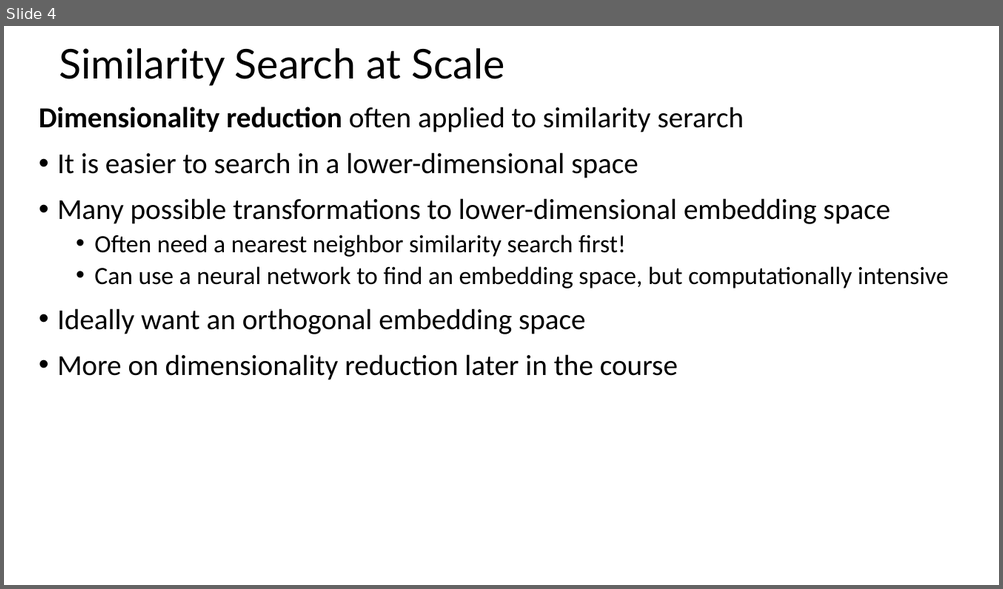
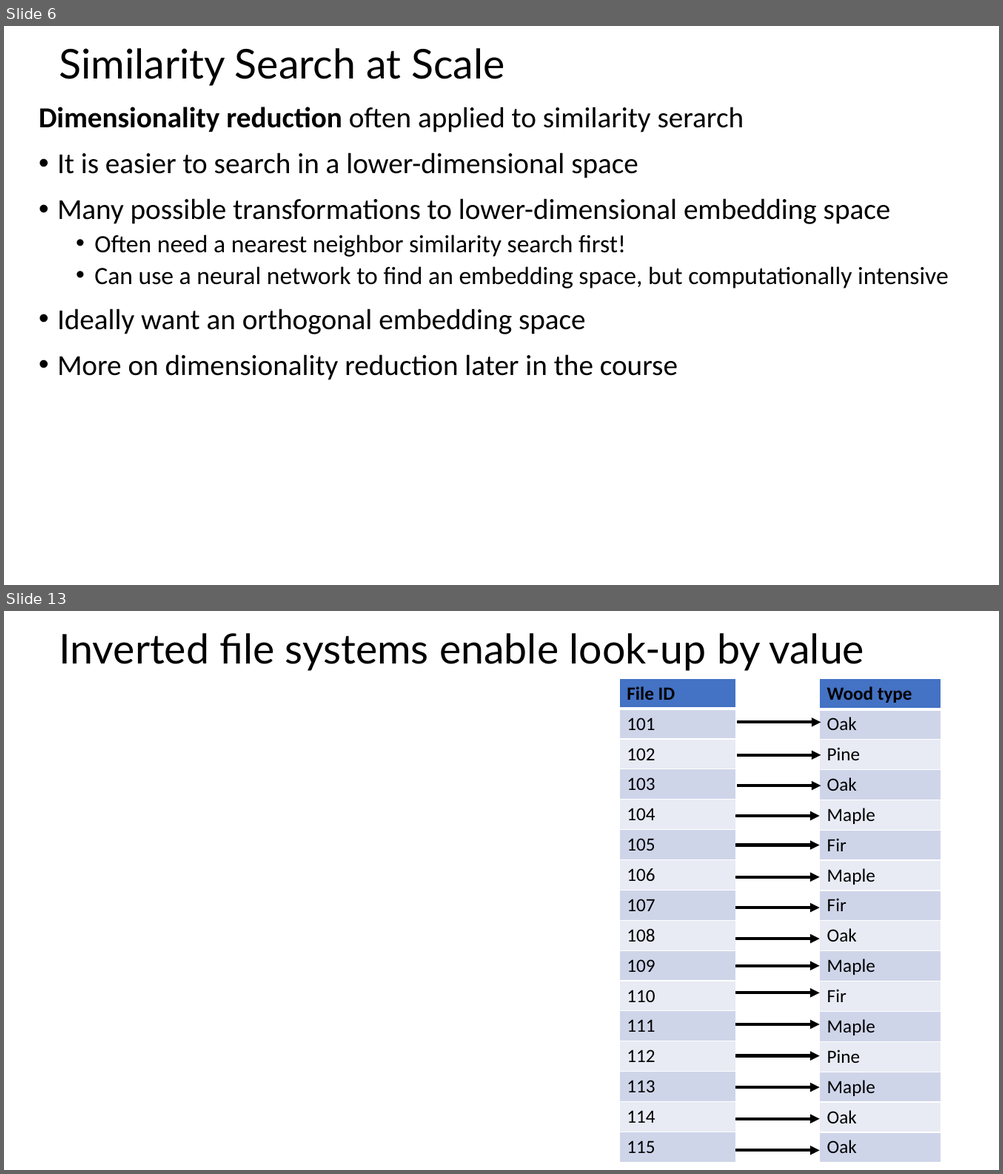
Before and after one commit to tenevian/Harvard-SSP-Data-Mining, a slide deck: slides/5_EfficientSimilaritySearch.pptx. Shown one above the other, each under a label of ours: slide 4 before the commit, slides 6 and 13 after it; the slides between them are not shown. The pictures are 1003x589 and 1003x1174 pixels, drawn with LibreOffice and Linux fonts; fonts in the diff are those of the drawing; grey boxes stand for pictures. Boxes give left, top, right and bottom in pixels: in the first picture for what was removed or moved away, otherwise in the second. Text is boxed around its words. In the diff, an @@ line names an element or a change of style, - is before the commit and + after.

```diff
--- a/slides/5_EfficientSimilaritySearch.pptx
+++ b/slides/5_EfficientSimilaritySearch.pptx
@@ slide 13 added at [4,611,999,1170], background #FFFFFF @@
@@ title added at [59,633,864,671], 39.6 pt, text #000000 @@
+Inverted file systems enable look-up by value
@@ table added at [620,679,736,1163], 16 rows, 1 columns @@
+File ID
+101
+102
+103
+104
+105
+106
+107
+108
+109
+110
+111
+112
+113
+114
+115
@@ table added at [819,679,941,1162], 16 rows, 1 columns @@
+Wood type
+Oak
+Pine
+Oak
+Maple
+Fir
+Maple
+Fir
+Oak
+Maple
+Fir
+Maple
+Pine
+Maple
+Oak
+Oak
@@ arrow added from (737, 722) to (821, 722), #000000 3 pt @@
@@ arrow added from (737, 755) to (821, 755), #000000 3 pt @@
@@ arrow added from (737, 786) to (821, 786), #000000 3 pt @@
@@ arrow added from (736, 816) to (819, 816), #000000 3 pt @@
@@ arrow added from (736, 846) to (819, 846), #000000 3 pt @@
@@ arrow added from (736, 877) to (819, 877), #000000 3 pt @@
@@ arrow added from (736, 908) to (819, 908), #000000 3 pt @@
@@ arrow added from (736, 940) to (819, 940), #000000 3 pt @@
@@ arrow added from (736, 966) to (819, 966), #000000 3 pt @@
@@ arrow added from (736, 993) to (819, 993), #000000 3 pt @@
@@ arrow added from (736, 1025) to (819, 1025), #000000 3 pt @@
@@ arrow added from (736, 1056) to (819, 1056), #000000 3 pt @@
@@ arrow added from (736, 1088) to (819, 1088), #000000 3 pt @@
@@ arrow added from (736, 1119) to (819, 1119), #000000 3 pt @@
@@ arrow added from (736, 1151) to (819, 1151), #000000 3 pt @@
@@ what was slide 4 is now slide 6 @@
```
Also in this commit, not shown: 2 slides changed, 20 other slides added.
